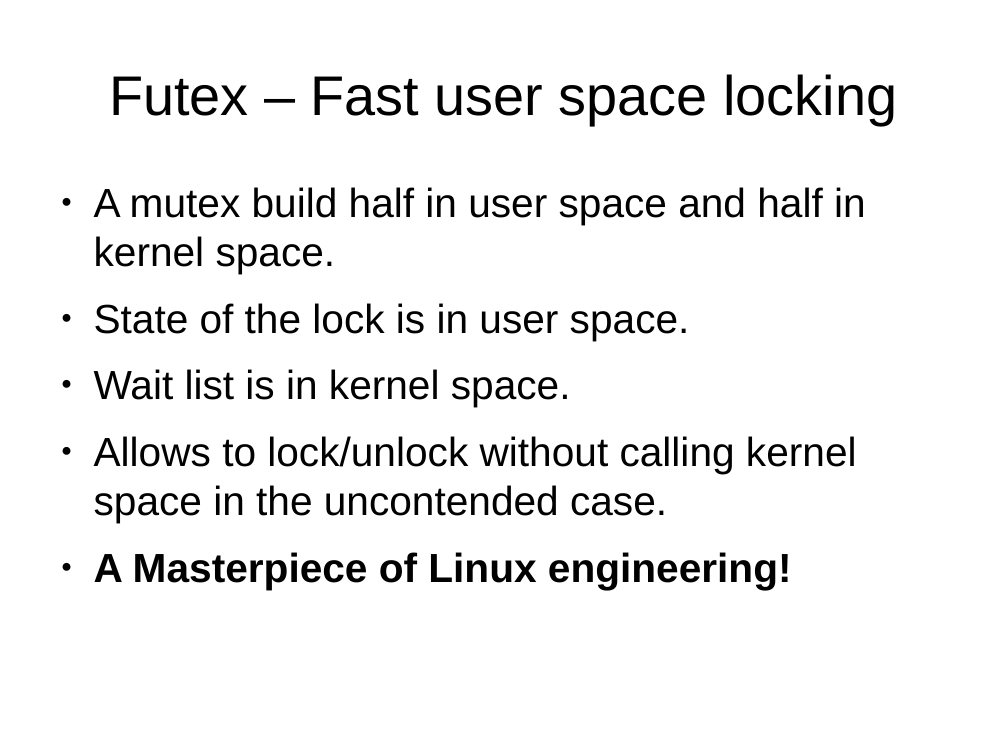
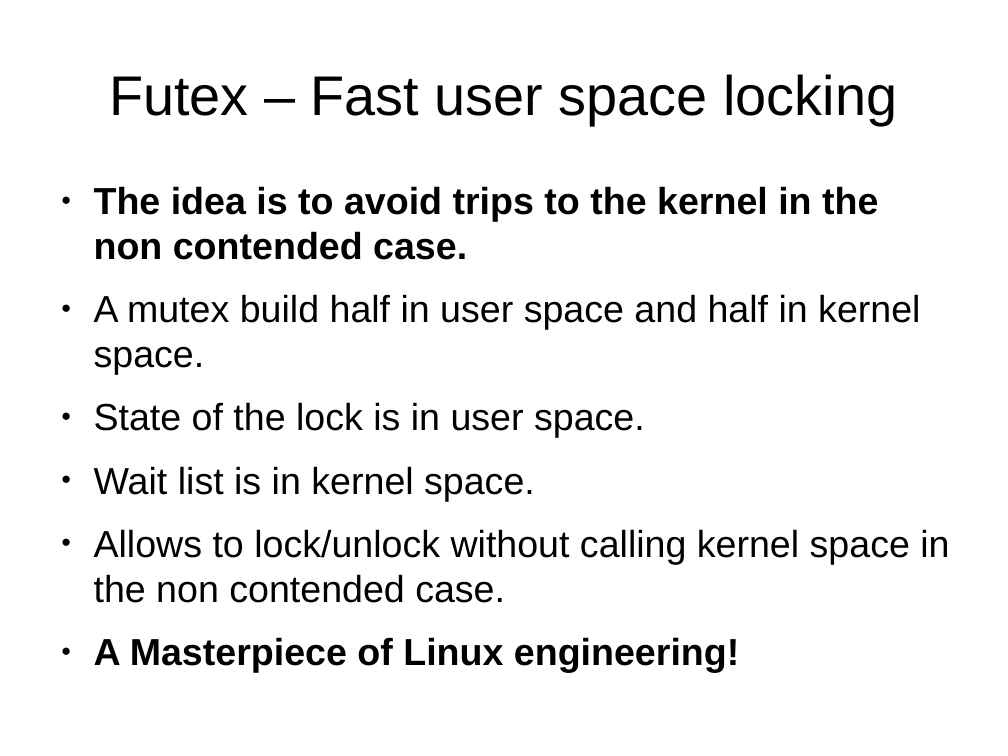
Before and after one commit to kalmuthu/slides, a slide deck: slide 12 of odp/linux/locking.odp (slide 10 before the commit). Drawn at 1008x756 pixels with LibreOffice and Linux fonts; fonts in the diff are those of the drawing. Boxes give left, top, right and bottom in pixels: in the first picture for what was removed or moved away, otherwise in the second. Text is boxed around its words. In the diff, an @@ line names an element or a change of style, - is before the commit and + after.

Commit message:
new version of locking

```diff
--- a/odp/linux/locking.odp
+++ b/odp/linux/locking.odp
@@ text at box(94, 186, 878, 260): paragraph added @@
+● The idea is to avoid trips to the kernel in the non contended case.
@@ text at box(94, 294, 920, 501): size 32 to 29.6 pt in "A mutex build half in user space ...", "State of the lock is in user ...", "Wait list is in kernel space.", "A Masterpiece of Linux engineering!" @@
@@ text at box(94, 529, 949, 603): text changed; size 32 to 29.6 pt @@
-● Allows to lock/unlock without calling kernel space in the uncontended case.
+● Allows to lock/unlock without calling kernel space in the non contended case.
```
Also in this commit, not shown: 6 other slides changed, 17 slides added.
